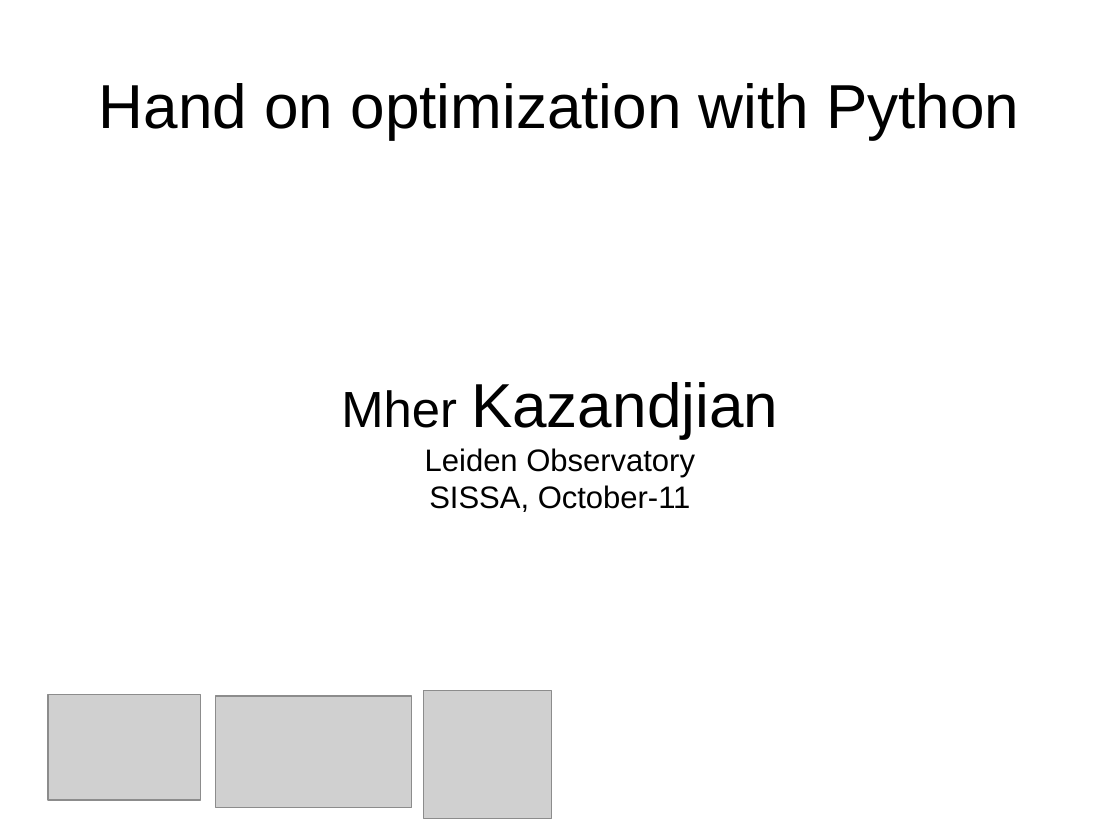
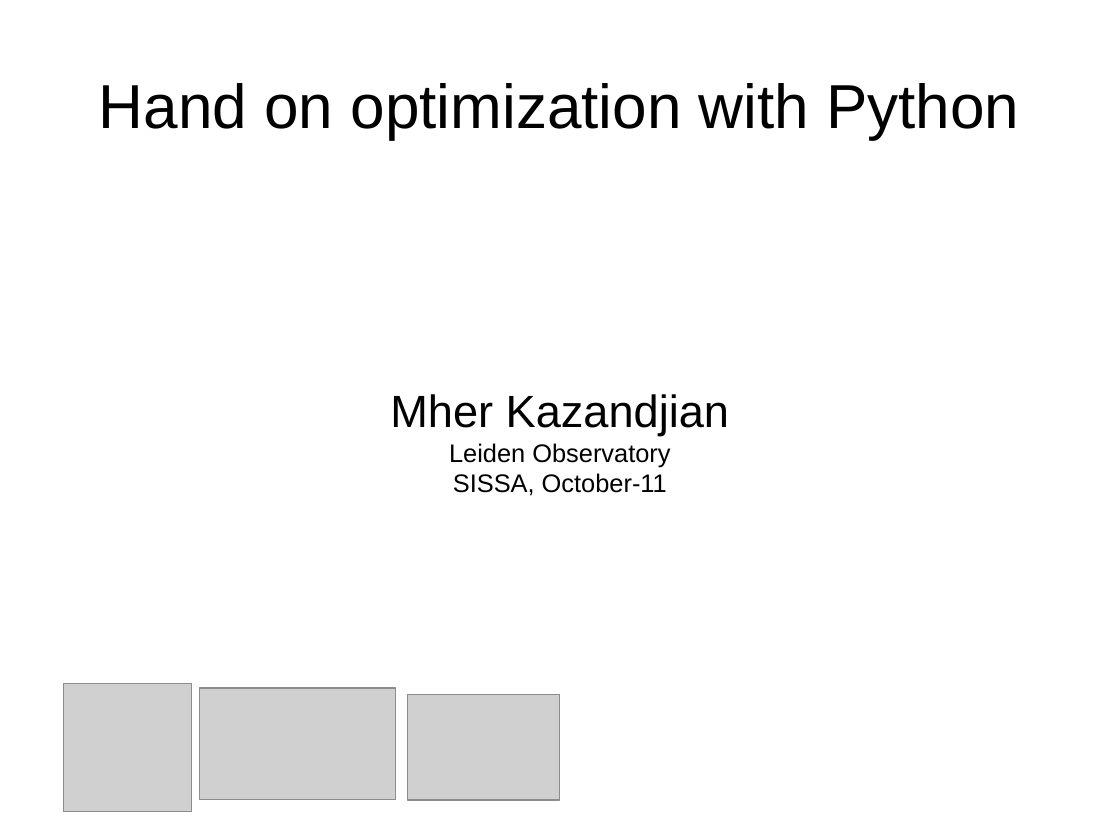
Before and after one commit to mherkazandjian/python_optimization_demo, a slide deck: slide 1 of 2017-10-11-developer_workshop_4_hans_on_optmization_with_python.odp. Drawn at 1120x840 pixels with LibreOffice and Linux fonts; fonts in the diff are those of the drawing; grey boxes stand for pictures. Boxes give left, top, right and bottom in pixels: in the first picture for what was removed or moved away, otherwise in the second. Text is boxed around its words. In the diff, an @@ line names an element or a change of style, - is before the commit and + after.

Commit message:
clean pure python example
add example to the notebook

```diff
--- a/2017-10-11-developer_workshop_4_hans_on_optmization_with_python.odp
+++ b/2017-10-11-developer_workshop_4_hans_on_optmization_with_python.odp
@@ subtitle "Mher Kazandjian" at [390, 394, 729, 496]: size 36 to 32 pt in "Mher"; size 44 to 32 pt in "Kazandjian"; size 22 to 18 pt in "Leiden Observatory", "SISSA, October-11" @@
@@ picture: place and size @@
-picture at [424, 691, 552, 818]
+picture at [64, 684, 192, 811]
@@ picture: place and size @@
-picture at [216, 696, 413, 808]
+picture at [200, 688, 396, 800]
@@ picture: place and size @@
-picture at [48, 694, 200, 800]
+picture at [408, 694, 560, 800]
```
Also in this commit, not shown: 5 other slides changed, 11 slides added, 1 slide removed, 7 other files.
